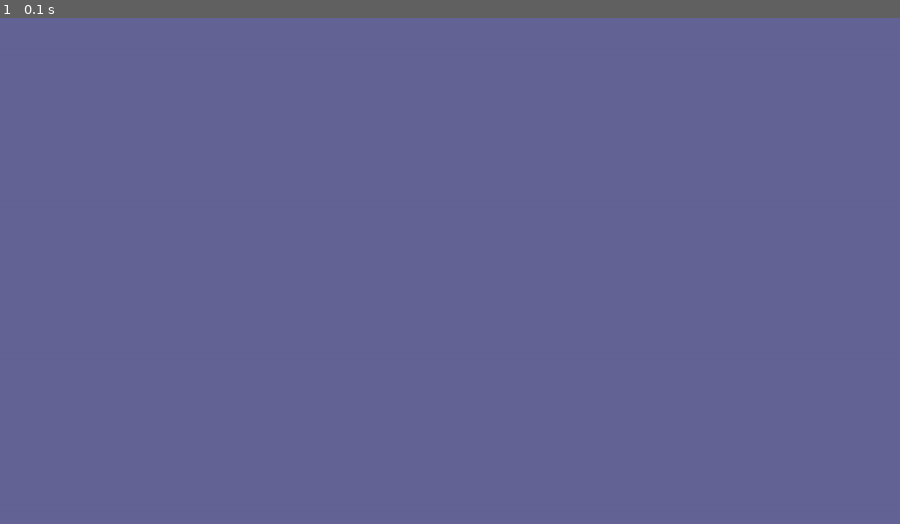
Above: before the commit, frame 1.
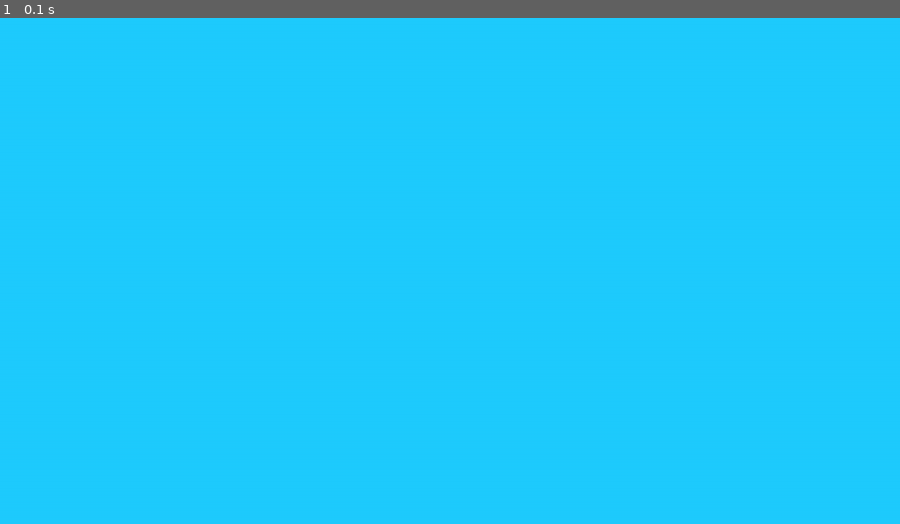
Above: after the commit, the same moment.

Repository: realReloadTime/GoodAppsProduction
Game: pygame game, started from start.py
Same seed, same stepped clock (60 frames per second), same inputs: the game is played once before the commit and once after it.
Inputs:
- Up to frame 1 (0.1 s): no input

The runs differ from the first frame. In frame 1, 100% of the frame differs, in the area x 0-100%, y 0-100%.

Commit message:
background blue color

Diff:
--- a/start.py
+++ b/start.py
@@ -24,7 +24,7 @@
             if not running:
                 continue
 
-            self.screen.fill((100, 100, 150))
+            self.screen.fill((31, 204, 255))
             pygame.display.flip()
             clock.tick(1)
 
